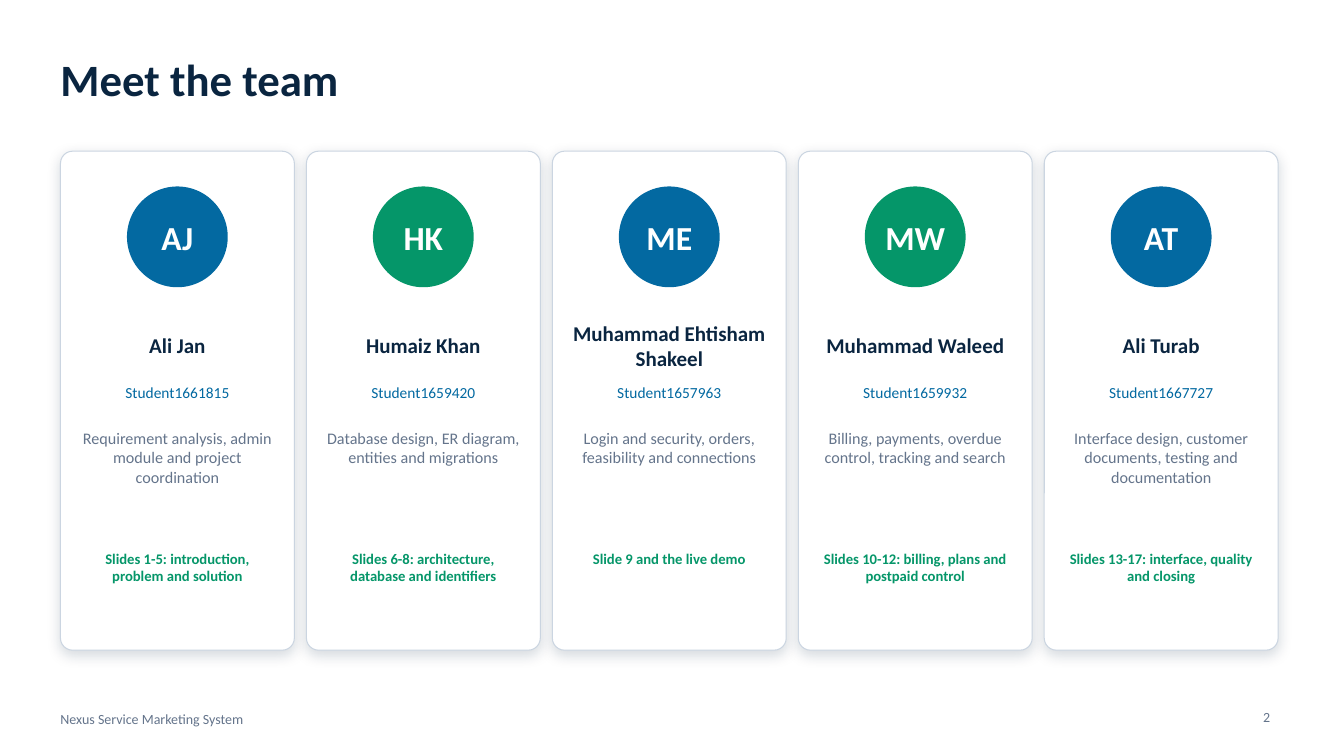
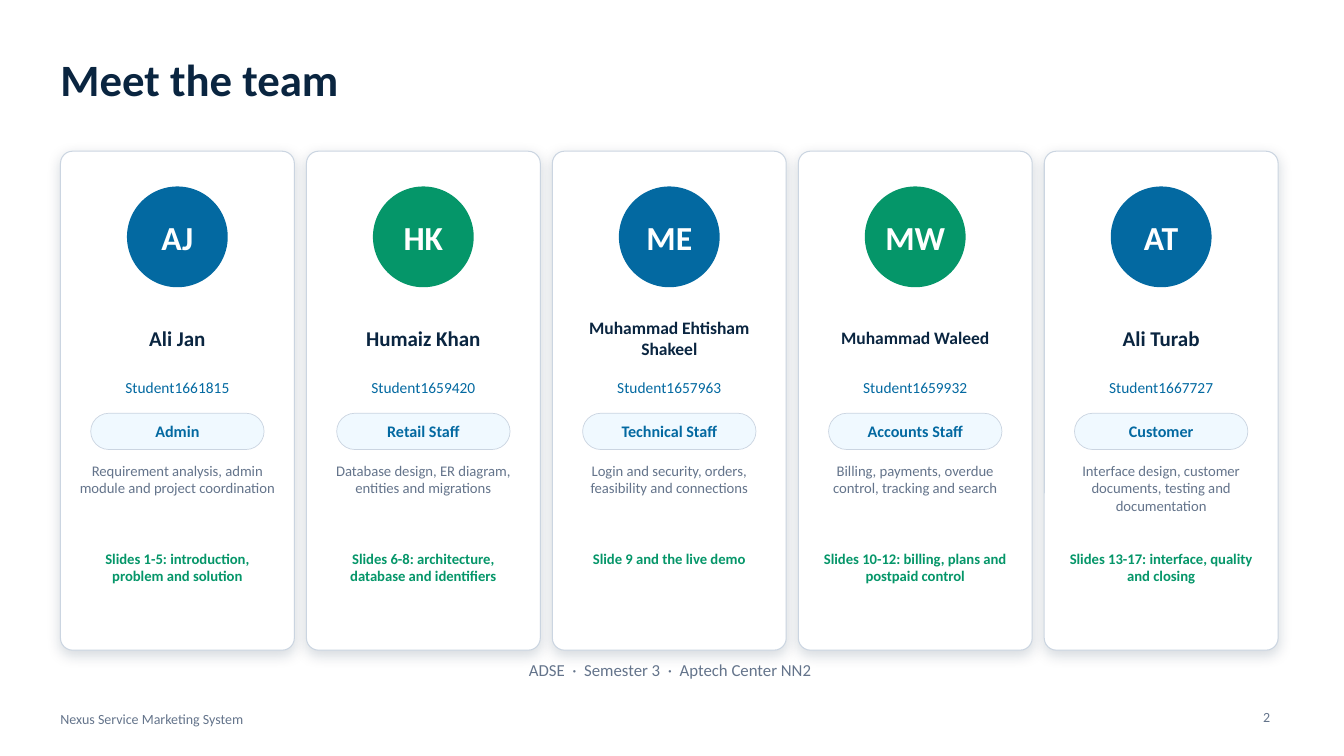
Before and after one commit to humaizkhan363-cmd/e_project, a slide deck: slide 2 of documentation/Nexus_Documentation/Nexus_Presentation_animated.pptx. Drawn at 1344x756 pixels with LibreOffice and Linux fonts; fonts in the diff are those of the drawing. Boxes give left, top, right and bottom in pixels: in the first picture for what was removed or moved away, otherwise in the second. Text is boxed around its words. In the diff, an @@ line names an element or a change of style, - is before the commit and + after.

```diff
--- a/documentation/Nexus_Documentation/Nexus_Presentation_animated.pptx
+++ b/documentation/Nexus_Documentation/Nexus_Presentation_animated.pptx
@@ text "Ali Jan" moved from (x1=149, y1=338, x2=206, y2=353) to (x1=149, y1=331, x2=206, y2=346) @@
@@ text "Humaiz Khan" moved from (x1=366, y1=338, x2=480, y2=353) to (x1=366, y1=331, x2=480, y2=346) @@
@@ text "Muhammad Ehtisham Shakeel" at (x1=589, y1=321, x2=749, y2=355): size 15 to 12.5 pt @@
@@ text "Muhammad Waleed" at (x1=841, y1=331, x2=989, y2=344): size 15 to 12.5 pt @@
@@ text "Ali Turab" moved from (x1=1123, y1=338, x2=1199, y2=353) to (x1=1123, y1=331, x2=1199, y2=346) @@
@@ 5 texts moved together from (x1=125, y1=387, x2=1213, y2=398) to (x1=125, y1=382, x2=1213, y2=393) @@
@@ rounded rectangle added at (x1=91, y1=413, x2=264, y2=450), fill #F0F9FF, outline #CBD5E1 0.5 pt @@
@@ rounded rectangle added at (x1=337, y1=413, x2=510, y2=450), fill #F0F9FF, outline #CBD5E1 0.5 pt @@
@@ rounded rectangle added at (x1=583, y1=413, x2=756, y2=450), fill #F0F9FF, outline #CBD5E1 0.5 pt @@
@@ rounded rectangle added at (x1=829, y1=413, x2=1002, y2=450), fill #F0F9FF, outline #CBD5E1 0.5 pt @@
@@ rounded rectangle added at (x1=1075, y1=413, x2=1248, y2=450), fill #F0F9FF, outline #CBD5E1 0.5 pt @@
@@ text added at (x1=155, y1=425, x2=199, y2=437), 11.5 pt, text #0369A1, bold @@
+Admin
@@ text added at (x1=387, y1=425, x2=460, y2=437), 11.5 pt, text #0369A1, bold @@
+Retail Staff
@@ text added at (x1=622, y1=425, x2=717, y2=437), 11.5 pt, text #0369A1, bold @@
+Technical Staff
@@ text added at (x1=868, y1=425, x2=963, y2=437), 11.5 pt, text #0369A1, bold @@
+Accounts Staff
@@ text added at (x1=1129, y1=426, x2=1193, y2=437), 11.5 pt, text #0369A1, bold @@
+Customer
@@ text "Requirement analysis, admin module and ..." moved from (x1=83, y1=433, x2=271, y2=483) to (x1=80, y1=466, x2=274, y2=496) @@
@@ text "Database design, ER diagram, entities ..." moved from (x1=327, y1=433, x2=519, y2=466) to (x1=336, y1=466, x2=510, y2=496) @@
@@ text "Login and security, orders, feasibility ..." moved from (x1=582, y1=433, x2=756, y2=466) to (x1=591, y1=466, x2=748, y2=496) @@
@@ text "Billing, payments, overdue control, tracking ..." moved from (x1=825, y1=433, x2=1006, y2=466) to (x1=833, y1=466, x2=997, y2=496) @@
@@ size 11.5 to 10.5 pt in 5 elements at (x1=80, y1=466, x2=274, y2=496), (x1=336, y1=466, x2=510, y2=496), (x1=591, y1=466, x2=748, y2=496), (x1=833, y1=466, x2=997, y2=496), (x1=1082, y1=466, x2=1240, y2=511) @@
@@ text "Interface design, customer documents, testing ..." moved from (x1=1074, y1=433, x2=1248, y2=483) to (x1=1082, y1=466, x2=1240, y2=511) @@
@@ text added at (x1=529, y1=664, x2=811, y2=679), 12 pt, text #64748B @@
+ADSE · Semester 3 · Aptech Center NN2
```
Also in this commit, not shown: 7 other files.
